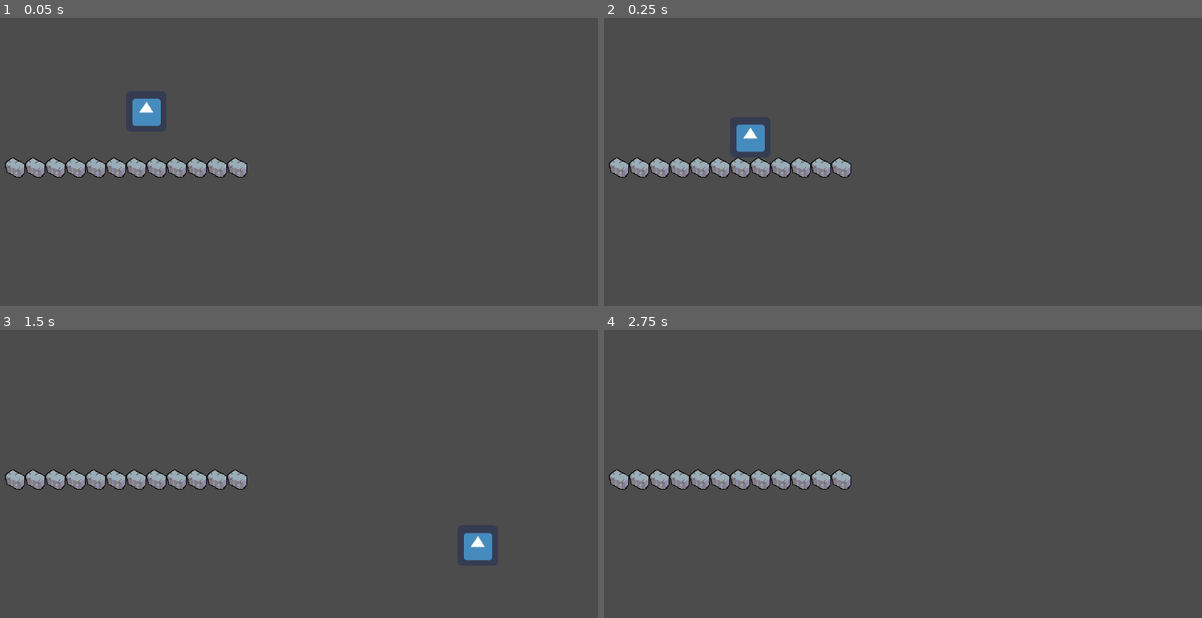
Above: before the commit, frames 1-4 (two rows, left to right).
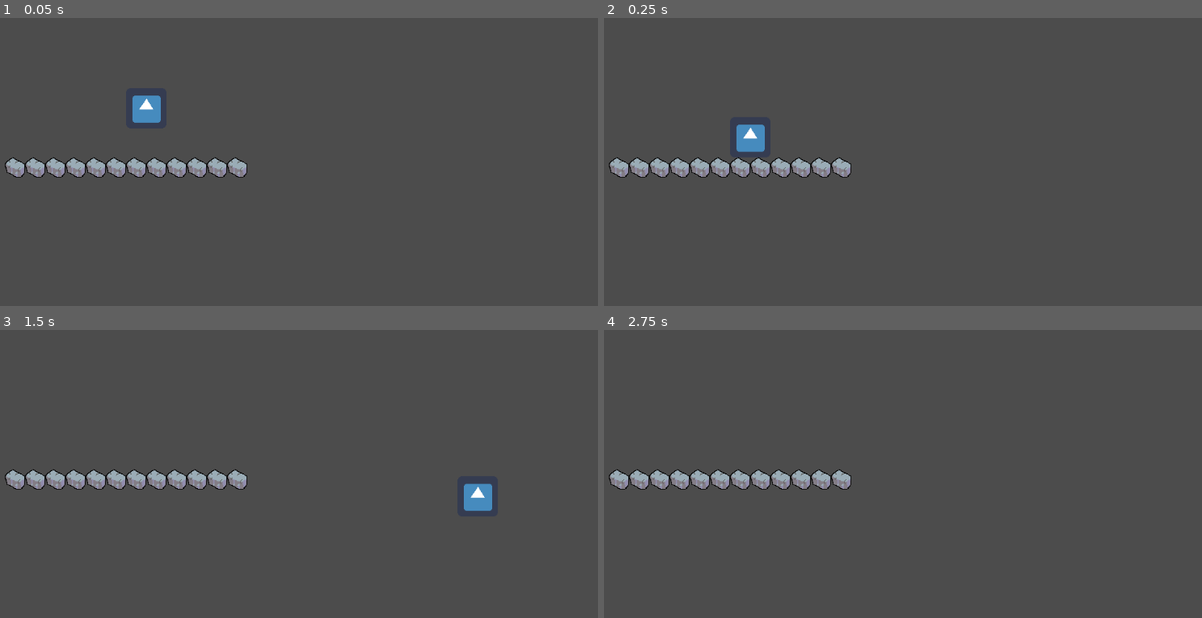
Above: after the commit, the same moments.

Repository: Tiggles/Github-Gameoff-2019
Game: Godot game, scene res://Main.tscn
Same seed, same stepped clock (60 frames per second), same inputs: the game is played once before the commit and once after it. The engine's default icon, where the game draws it, is replaced by a stand-in: a white triangle on a blue panel in a dark square.
Inputs:
- Up to frame 1 (0.05 s): no input
- Up to frame 2 (0.25 s): no input
- Up to frame 3 (1.5 s): tap Enter at 0.5 s; hold Right (ui_right) from 0.53 s (still down); tap Up (ui_up) at 0.77 s
- Up to frame 4 (2.75 s): tap Up (ui_up) at 1.52 s; release Right (ui_right) at 2.03 s; hold Left (ui_left) from 2.03 s (still down)

The runs differ from the first frame. In frame 1, 0.2% of the frame differs, in the area x 22-27%, y 26-38%; in frame 2, nothing differs; in frame 3, 0.9%, in the area x 77-83%, y 53-81%; in frame 4, nothing differs.

Commit message:
Less control in the air

Diff:
--- a/GGGG/Main.tscn
+++ b/GGGG/Main.tscn
@@ -66,7 +66,7 @@
 
 [node name="Player" parent="." instance=ExtResource( 1 )]
 position = Vector2( 256, 168 )
-jump_velocity = 800
+jump_velocity = 1200
 
 [node name="TileMap" type="TileMap" parent="."]
 tile_set = SubResource( 1 )
--- a/GGGG/Player.gd
+++ b/GGGG/Player.gd
@@ -4,37 +4,44 @@
 # var a = 2
 # var b = "text"
 
+
+
+# General movement
 var velocity: Vector2
-
-var acceleration: Vector2
-
 export var max_movement_speed: int = 600
 # FIXME: find better name
 export var movement_acceleration: int = 60
-export var max_fall_speed: int = 300
-export var fall_acceleration: int = 300
+export var max_fall_speed: int = 500
+export var fall_acceleration: int = 100
 
+# Jumping
 var can_jump: bool = false
 export var jump_velocity: int = 1200
 
 # Called when the node enters the scene tree for the first time.
 func _ready() -> void:
-	acceleration = Vector2(0, 0)
+	pass
 
 # Called every frame. 'delta' is the elapsed time since the previous frame.
 func _process(delta: float) -> void:
 	pass
 
 func get_input(delta: float) -> void:
+		# Is touching wall or floor
+	var is_touching = self.is_on_floor() or self.is_on_wall()
+	var curr_mvmt_accl = movement_acceleration
+	if !is_touching:
+		curr_mvmt_accl = curr_mvmt_accl / 2
+
 	if Input.is_action_pressed("ui_right"):
-		velocity.x = max(min(velocity.x + movement_acceleration, max_movement_speed), -max_movement_speed)
+		velocity.x = max(min(velocity.x + curr_mvmt_accl, max_movement_speed), -max_movement_speed)
 	if Input.is_action_pressed("ui_left"):
-		velocity.x = min(max(velocity.x - movement_acceleration, -max_movement_speed), max_movement_speed)
+		velocity.x = min(max(velocity.x - curr_mvmt_accl, -max_movement_speed), max_movement_speed)
 	if !Input.is_action_pressed("ui_left") and !Input.is_action_pressed("ui_right"):
 		if velocity.x > 0:
-			velocity.x = max(velocity.x - movement_acceleration, 0)
+			velocity.x = max(velocity.x - curr_mvmt_accl, 0)
 		else:
-			velocity.x = min(velocity.x + movement_acceleration, 0)
+			velocity.x = min(velocity.x + curr_mvmt_accl, 0)
 
 	velocity.y = min(velocity.y + fall_acceleration, max_fall_speed)
 
@@ -42,11 +49,13 @@
 		if can_jump:
 			velocity.y = -jump_velocity
 
-	if is_on_floor() or is_on_wall():
+	# standard jumping or wall jump
+	if is_touching:
 		can_jump = true
 	else:
 		can_jump = false
 
 func _physics_process(delta: float):
 	get_input(delta)
+	# delta is applied inside function
 	move_and_slide(velocity, Vector2(0, -1))
